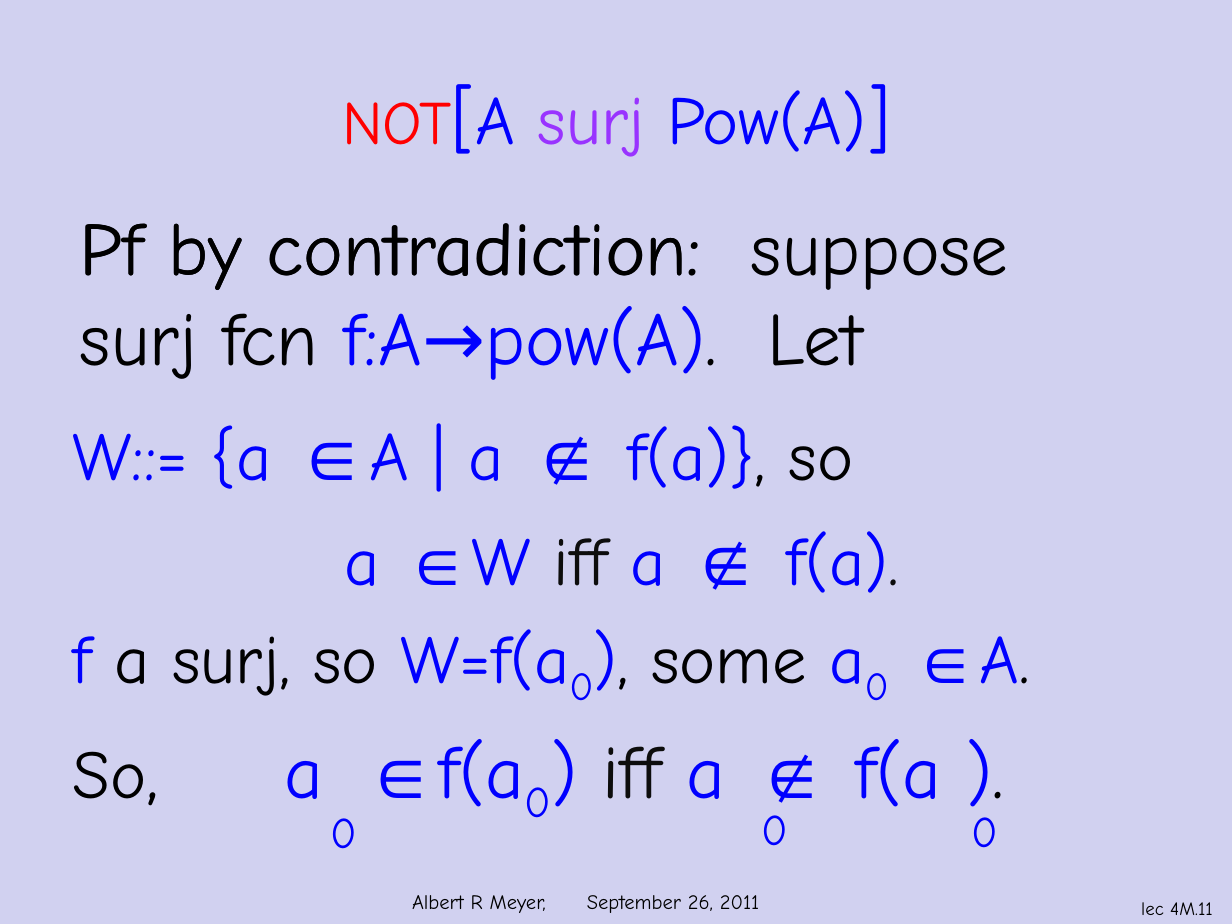
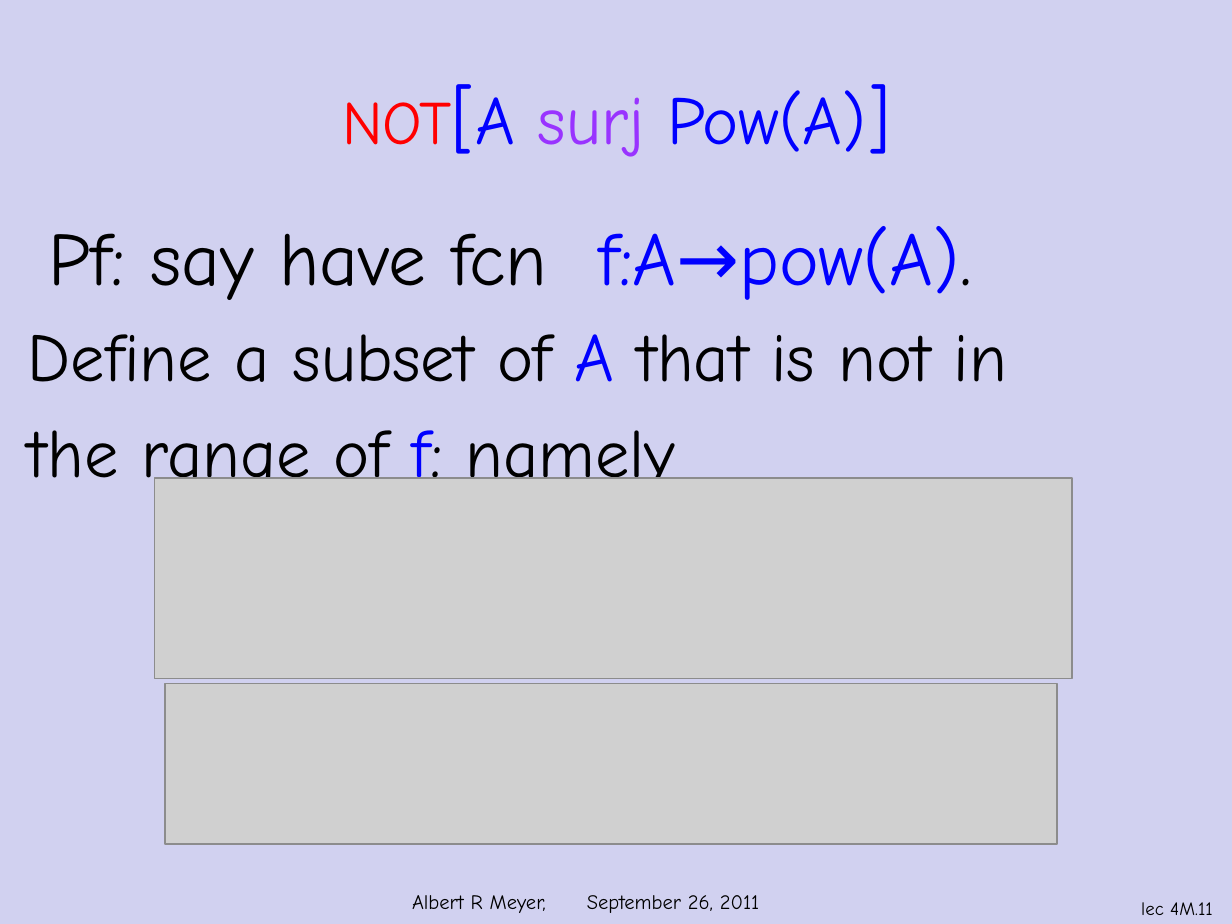
Before and after one commit to armeyer/mcs_web, a slide deck: slide 11 of fall11/slidesF11/slides4m.pptx. Drawn at 1232x924 pixels with LibreOffice and Linux fonts; fonts in the diff are those of the drawing; grey boxes stand for pictures; background and template pictures are left out. Boxes give left, top, right and bottom in pixels: in the first picture for what was removed or moved away, otherwise in the second. Text is boxed around its words. In the diff, an @@ line names an element or a change of style, - is before the commit and + after.

Commit message:
slides4m 5w

```diff
--- a/fall11/slidesF11/slides4m.pptx
+++ b/fall11/slidesF11/slides4m.pptx
@@ text at (49,226,960,300): text changed @@
-Pf by contradiction: suppose
-surj fcn f:A→pow(A). Let
+Pf: say have fcn f:A→pow(A).
@@ text removed at (80,223,701,290) @@
-Pf by contradiction:
@@ text at (28,334,1007,498): text changed; text colour #0000FF to #000000 @@
-W::= {a ∈A | a ∉ f(a)}, so
-a ∈W iff a ∉ f(a).
-f a surj, so W=f(a0), some a0 ∈A.
-So, a ∈f(a0) iff a ∉ f(a ).
+Define a subset of A that is not in
+the range of f: namely
@@ picture added at (155,478,1073,679) @@
@@ picture added at (165,684,1057,844) @@
@@ text removed at (330,818,357,849) @@
-0
@@ text removed at (762,815,789,846) @@
-0
@@ text removed at (971,817,998,848) @@
-0
```
Also in this commit, not shown: 3 other slides changed, 1 slide added, 1 slide removed, 1 other file.
